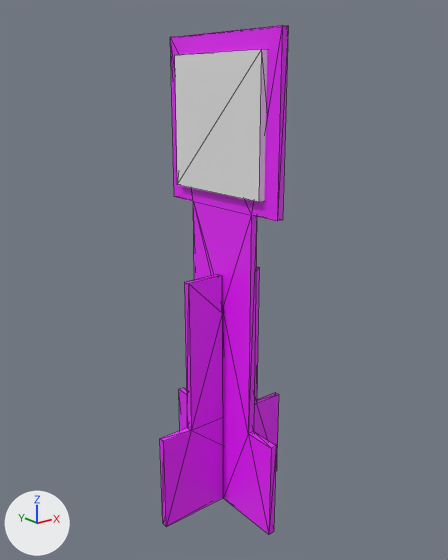
The COLLADA model models/mundoteste/creeper/creeper01/materials/textures/Creeper.dae, before and after one commit.
Rendered twice from a camera (50 mm lens) standing at (-0.296, -0.371, 0.203) and looking at (0.002, 0.002, 0.054). The axes (+X, +Y, +Z) are drawn at lower left. The lights are the same throughout. Mesh edges are drawn as thin lines. Where no turn or scale is listed for an object, it has been applied to the vertices.

In view in the first picture: 'Creeper_-_Montagem_v3', 'MarkerData_1'.
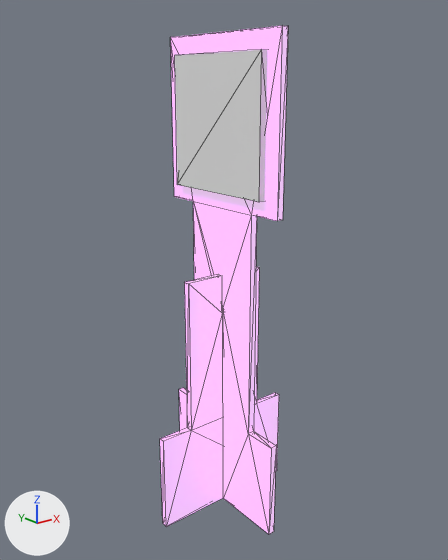
Pixel boxes [x1, y1, x2, y2] of what changed, in the pictures (448 x 560 px):
'Creeper_-_Montagem_v3', recoloured, surface changed
    both: [160, 26, 288, 534]

The edits, one by one:
In material 'Steel_-_Satin' (mat_steel___satin), emission_strength is now set to 1.0.
In material 'Steel_-_Satin' (mat_steel___satin), emission_color is now set to (0.5, 0.5, 0.5), grey #bcbcbc.
